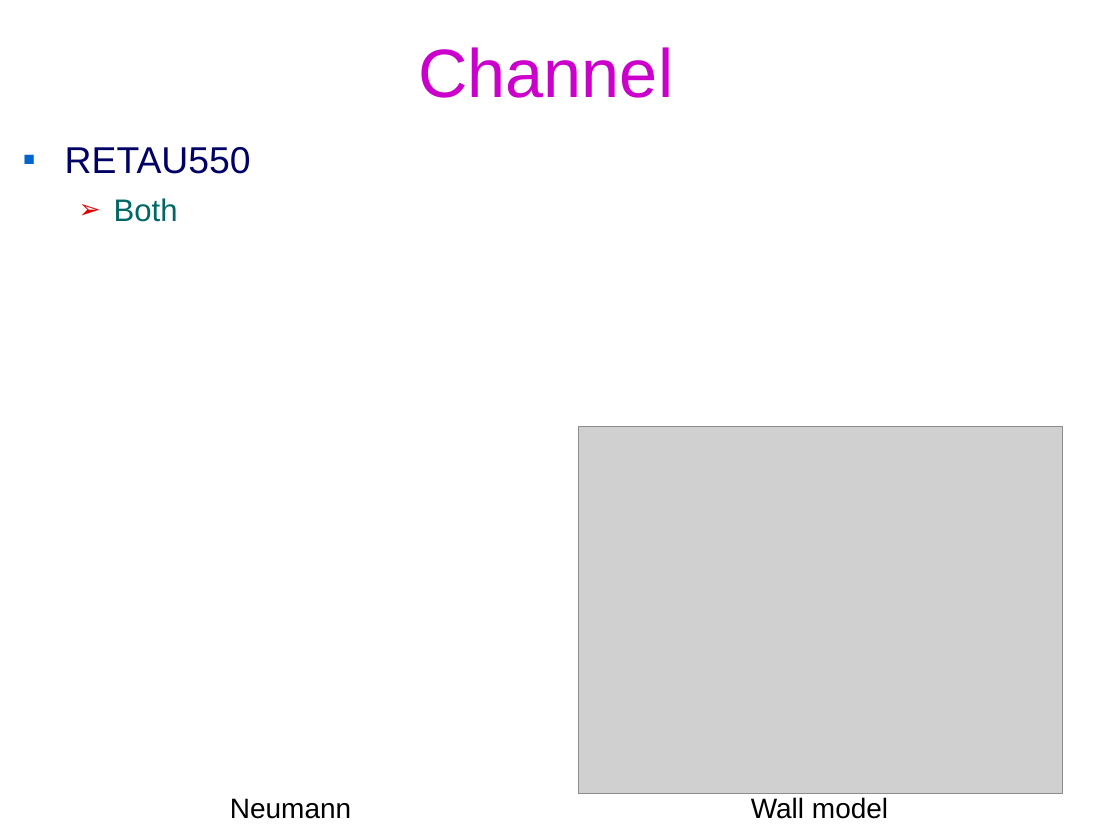
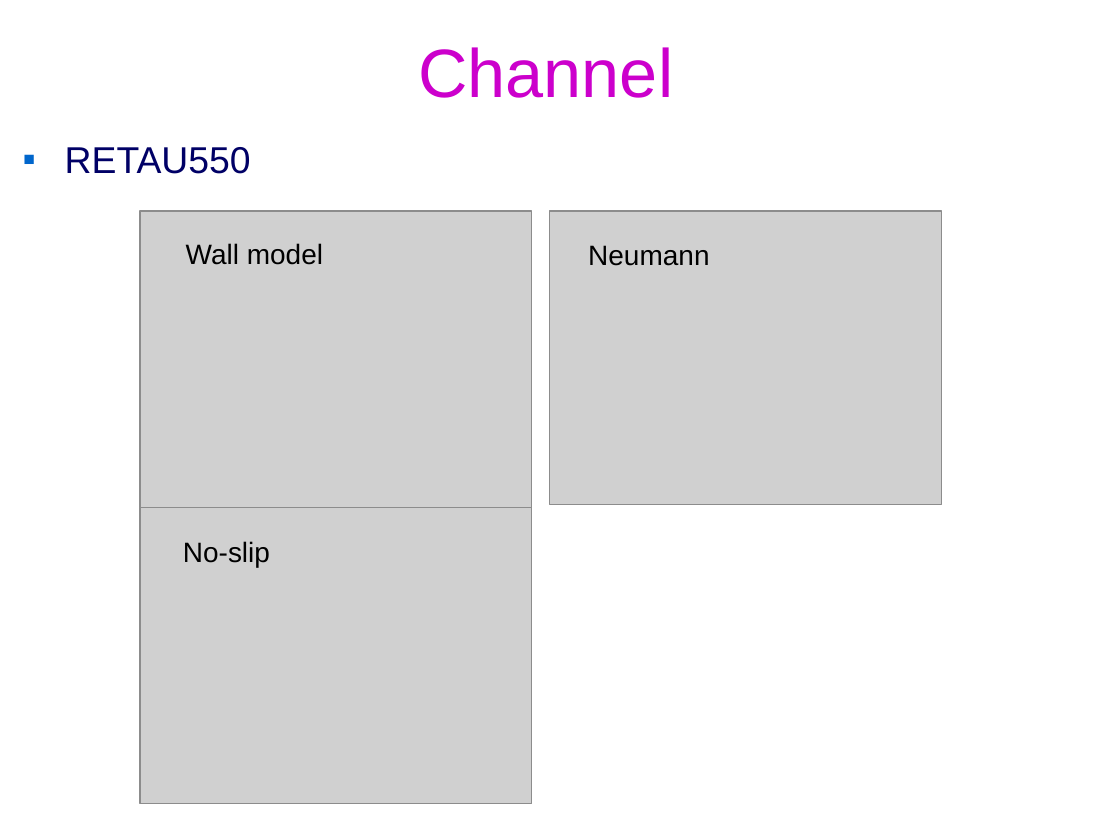
Before and after one commit to federicoVerolini/CaLES, a slide deck: slide 4 of docs/vv.pptx. Drawn at 1120x840 pixels with LibreOffice and Linux fonts; fonts in the diff are those of the drawing; grey boxes stand for pictures; background and template pictures are left out. Boxes give left, top, right and bottom in pixels: in the first picture for what was removed or moved away, otherwise in the second. Text is boxed around its words. In the diff, an @@ line names an element or a change of style, - is before the commit and + after.

```diff
--- a/docs/vv.pptx
+++ b/docs/vv.pptx
@@ text at (x1=114, y1=198, x2=178, y2=222): paragraph removed @@
-  ➢ Both
@@ picture resized from (x1=579, y1=427, x2=1063, y2=793) to (x1=140, y1=211, x2=532, y2=507) @@
@@ text "Wall model" moved from (x1=751, y1=797, x2=888, y2=819) to (x1=186, y1=243, x2=323, y2=265) @@
@@ picture added at (x1=550, y1=211, x2=942, y2=504) @@
@@ text "Neumann" moved from (x1=230, y1=798, x2=351, y2=819) to (x1=588, y1=245, x2=709, y2=266) @@
@@ picture added at (x1=140, y1=507, x2=532, y2=803) @@
@@ text added at (x1=183, y1=541, x2=270, y2=567), 18 pt, text #000000 @@
+No-slip
```
Also in this commit, not shown: 8 other slides changed, 1 slide added, 1 slide removed, 20 other files.
